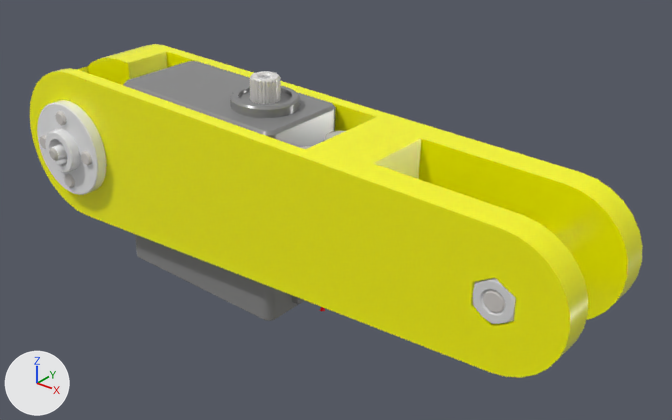
Renders of the OBJ model src/notspot_description/meshes/stl/notspot/R2_obj.obj from each side of a commit.
One viewpoint serves both versions: a 50 mm lens placed at (0.1565, -0.1212, 0.0734), pointed at (0.0559, 0.0044, -0.0046). Arrows for +X, +Y and +Z are at lower left; the lights stay in place. Where no turn or scale is listed for an object, it has been applied to the vertices.

The first picture shows 'R2_obj'.
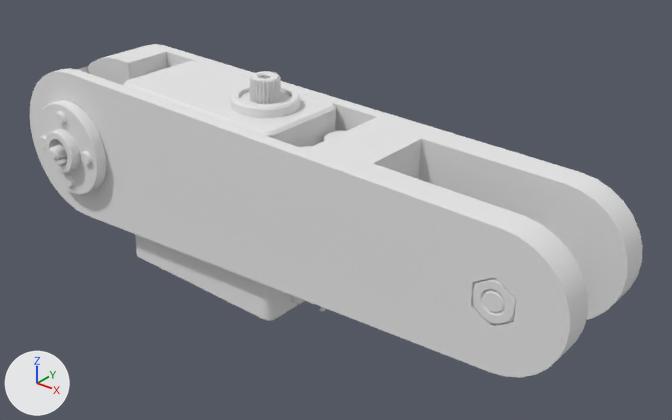
Scene script edits in JSON lines:
```json
{"op": "set", "path": "mat_1.base_color", "old": "(0.251, 0.251, 0.251)", "new": "(0.8, 0.8, 0.8)", "note": "grey #898989 -> white #e7e7e7"}
{"op": "set", "path": "mat_1.roughness", "old": "0.225", "new": "1.0"}
{"op": "set", "path": "mat_8.base_color", "old": "(1.0, 1.0, 0.0)", "new": "(0.8, 0.8, 0.8)", "note": "yellow #ffff00 -> white #e7e7e7"}
{"op": "set", "path": "mat_8.roughness", "old": "0.225", "new": "1.0"}
```

Location of each change, (x1, y1, x2, y2) in pixels of the pictures (672 x 420 px):
```json
{"object": "R2_obj", "change": "surface changed, recoloured", "before": [29, 44, 643, 378], "after": [29, 44, 643, 378], "on screen": "yellow to grey"}
```
